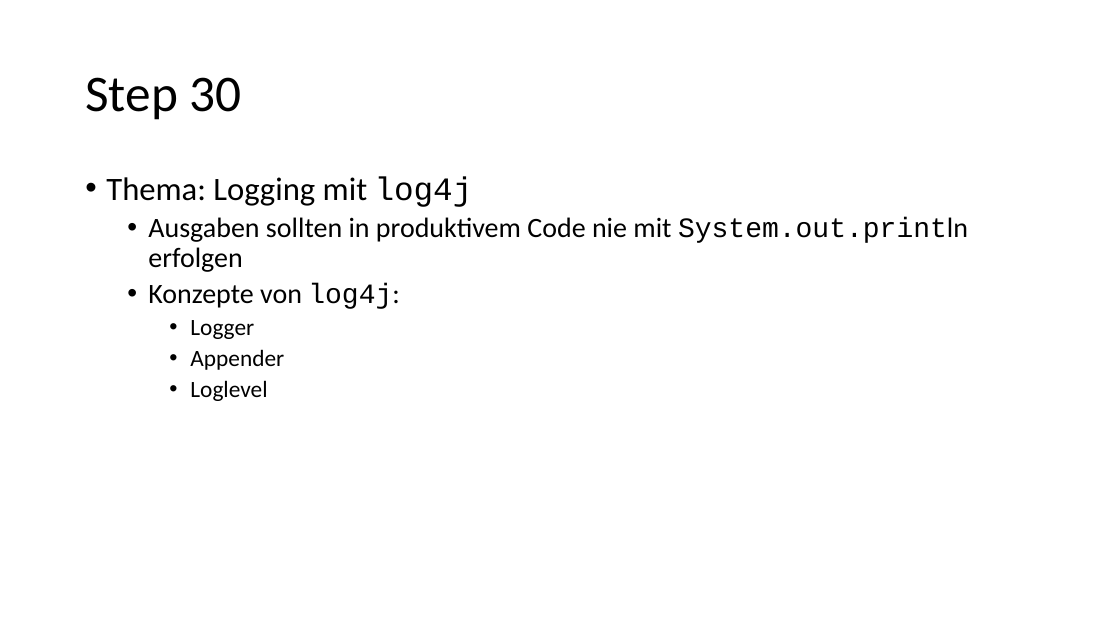
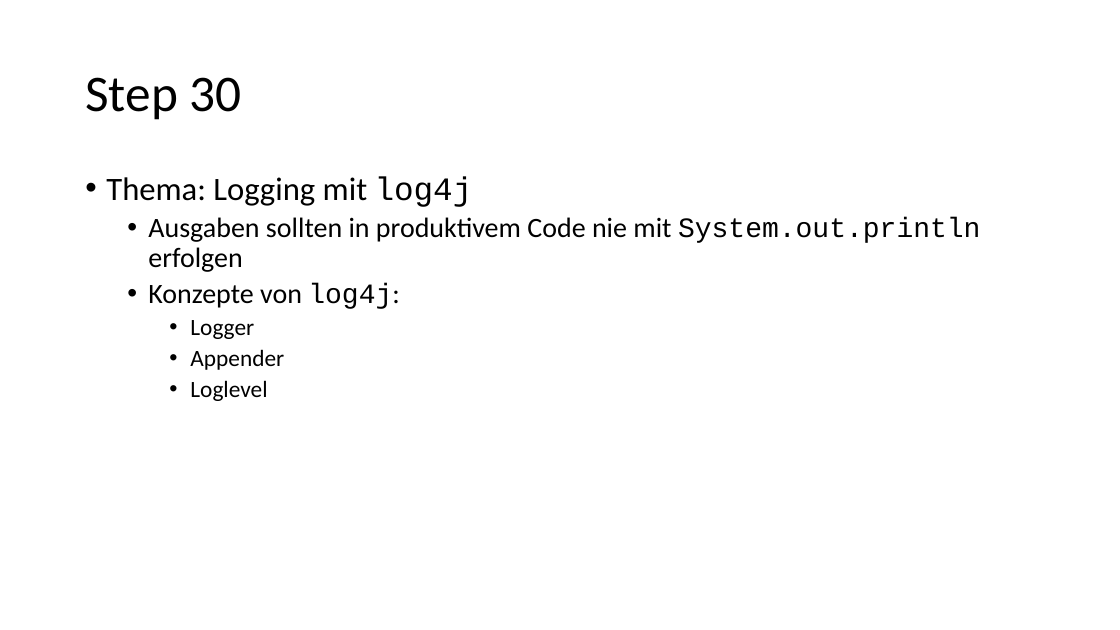
Before and after one commit to igeldo/PR4-SoSe23, a slide deck: slide 11 of Java-Starter.pptx (slide 5 before the commit). Drawn at 1120x630 pixels with LibreOffice and Linux fonts; fonts in the diff are those of the drawing. Boxes give left, top, right and bottom in pixels: in the first picture for what was removed or moved away, otherwise in the second. Text is boxed around its words. In the diff, an @@ line names an element or a change of style, - is before the commit and + after.

Commit message:
update presentation

```diff
--- a/Java-Starter.pptx
+++ b/Java-Starter.pptx
@@ text at [148,217,981,272]: font Calibri to Courier New in "System.out.println" @@
```
Also in this commit, not shown: 6 slides added.
